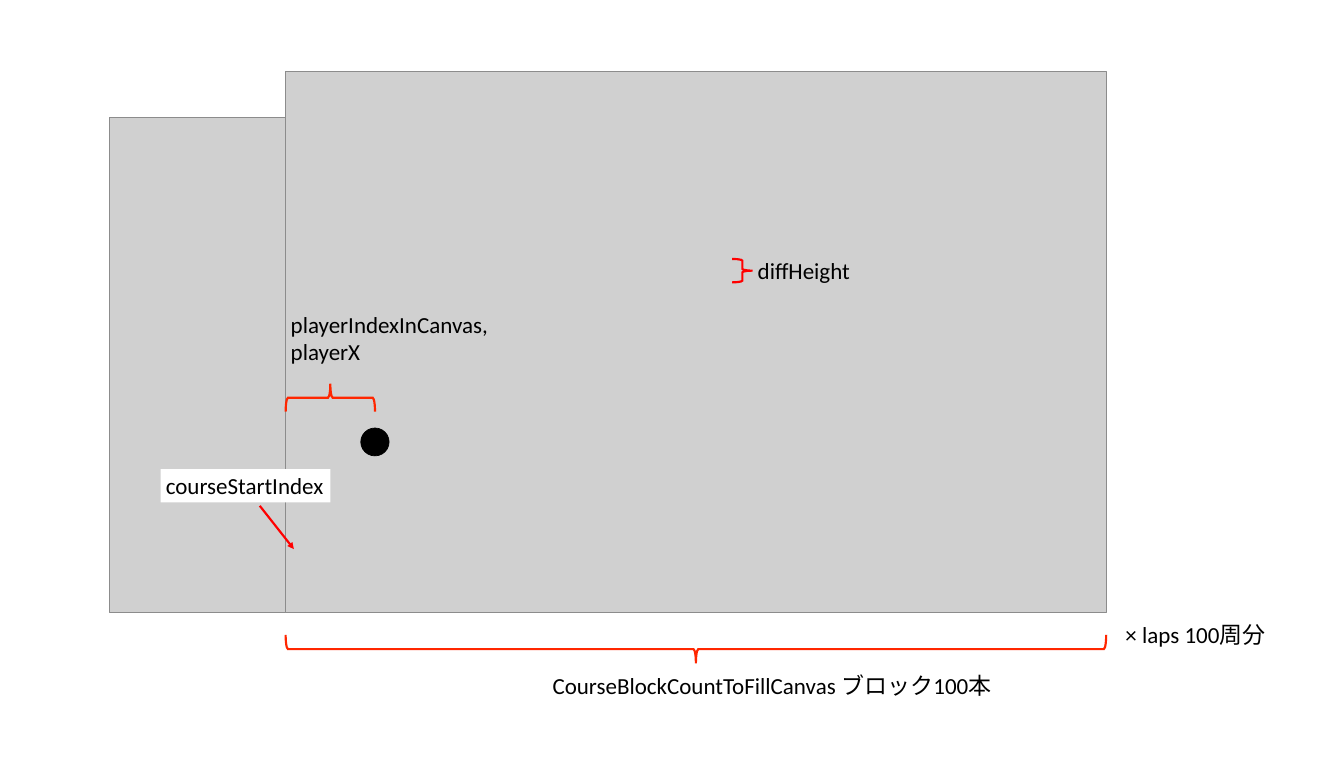
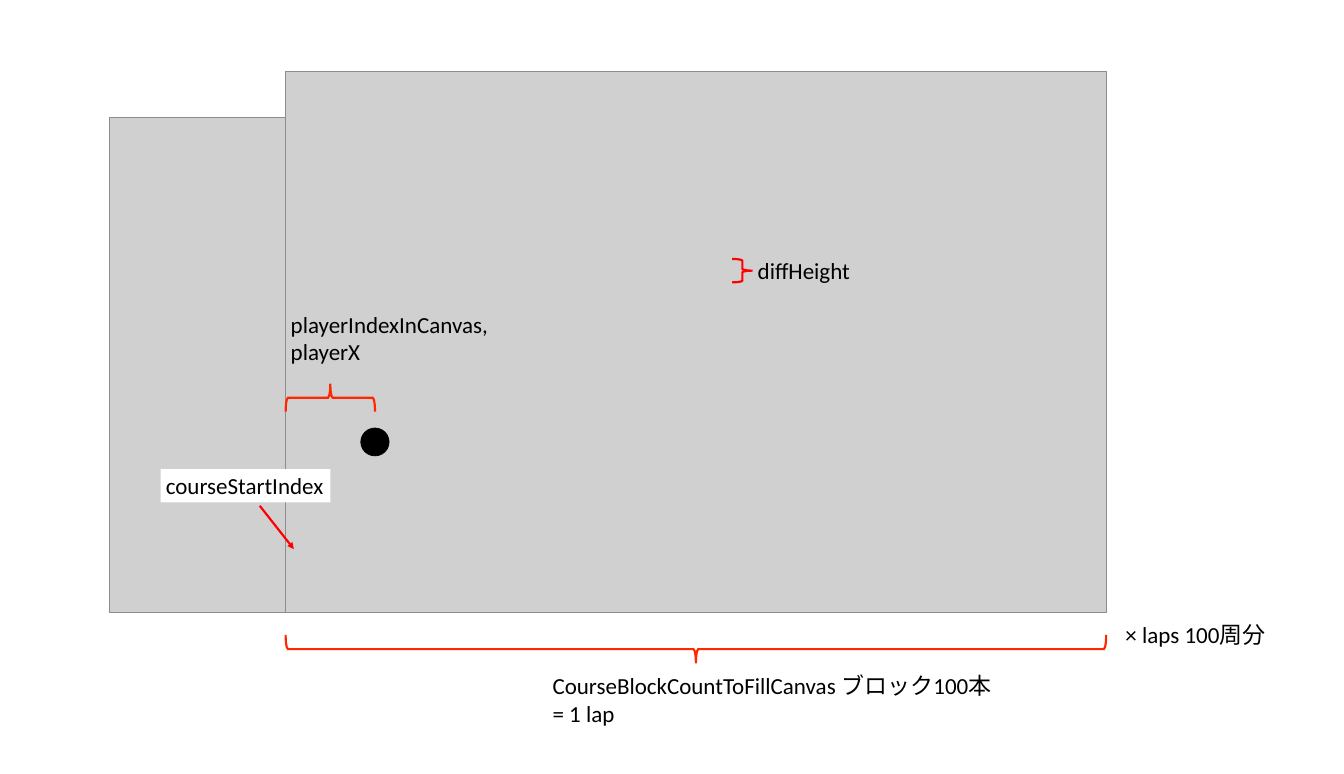
Before and after one commit to ynitami/BikeRider, a slide deck: slide 1 of プレゼンテーション1.pptx. Drawn at 1344x774 pixels with LibreOffice and Linux fonts; fonts in the diff are those of the drawing; grey boxes stand for pictures. Boxes give left, top, right and bottom in pixels: in the first picture for what was removed or moved away, otherwise in the second. Text is boxed around its words. In the diff, an @@ line names an element or a change of style, - is before the commit and + after.

```diff
--- a/プレゼンテーション1.pptx
+++ b/プレゼンテーション1.pptx
@@ text at bbox=[569, 706, 614, 726]: paragraph added @@
+= 1 lap
```
Also in this commit, not shown: 1 other slide changed, 2 other files.
